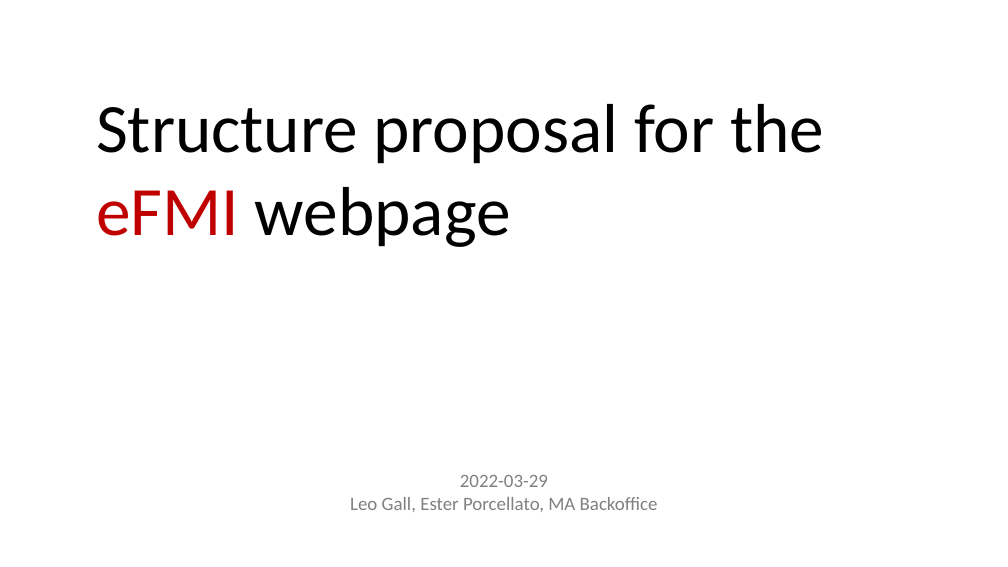
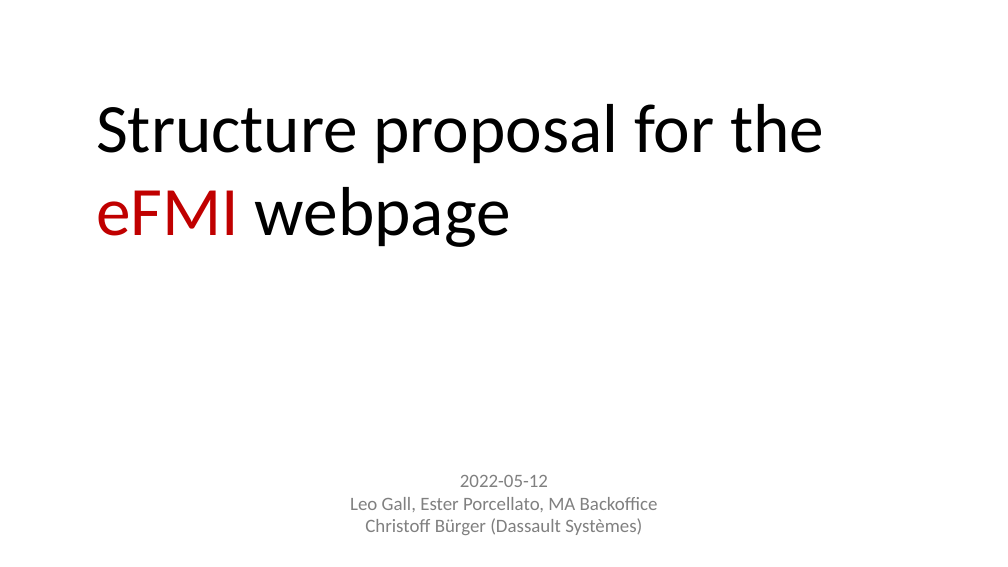
Before and after one commit to modelica/efmi-standard.org, a slide deck: slide 1 of documentation/2022-03-29_MAP-structure-draft.pptx. Drawn at 1008x567 pixels with LibreOffice and Linux fonts; fonts in the diff are those of the drawing. Boxes give left, top, right and bottom in pixels: in the first picture for what was removed or moved away, otherwise in the second. Text is boxed around its words. In the diff, an @@ line names an element or a change of style, - is before the commit and + after.

```diff
--- a/documentation/2022-03-29_MAP-structure-draft.pptx
+++ b/documentation/2022-03-29_MAP-structure-draft.pptx
@@ text at (460,475,548,487): text changed @@
-2022-03-29
+2022-05-12
@@ text at (365,518,642,535): paragraph added @@
+Christoff Bürger (Dassault Systèmes)
```
Also in this commit, not shown: 6 other slides changed, 1 slide added, 2 slides removed, 14 other files.
